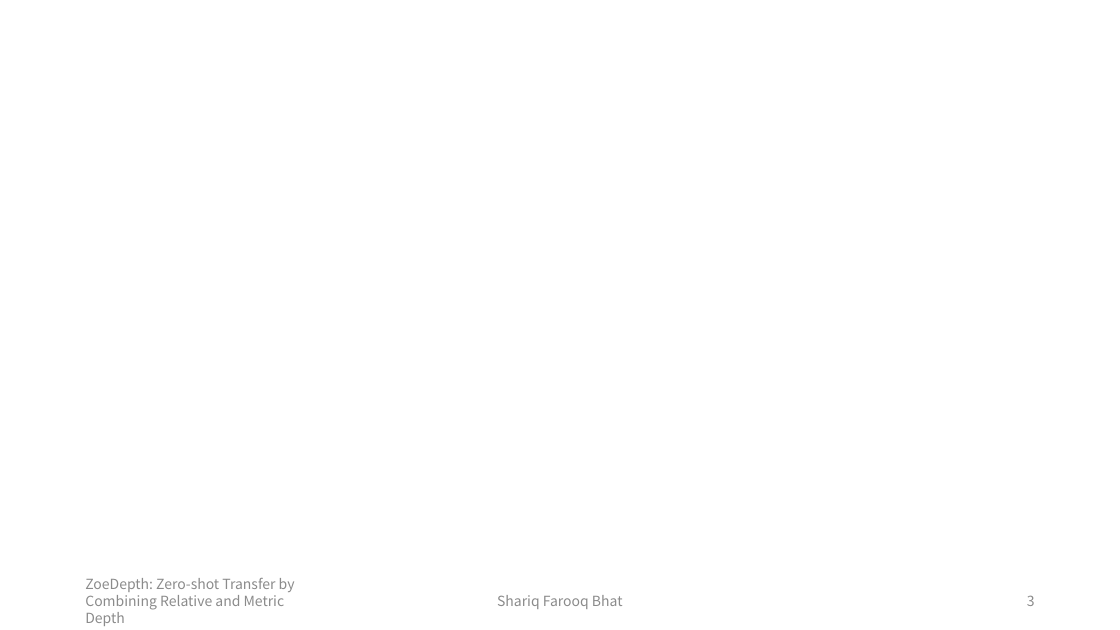
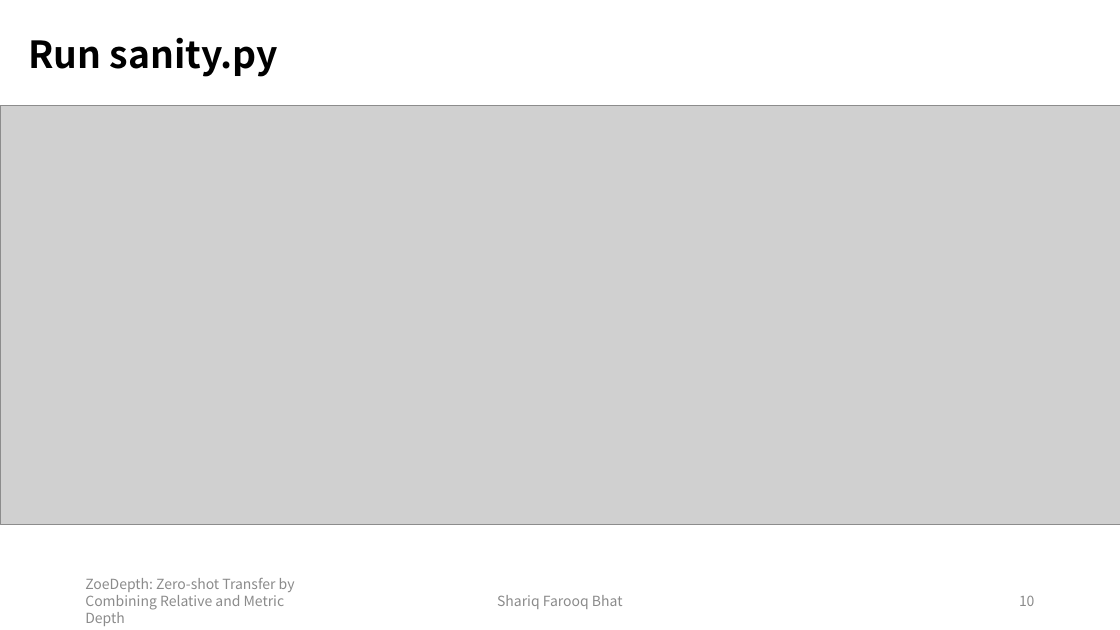
Before and after one commit to Haruko386/My-Report, a slide deck: slide 11 of 汇报II.II/2025年1月3日汇报.pptx (slide 4 before the commit). Drawn at 1120x630 pixels with LibreOffice and Linux fonts; fonts in the diff are those of the drawing; grey boxes stand for pictures. Boxes give left, top, right and bottom in pixels: in the first picture for what was removed or moved away, otherwise in the second. Text is boxed around its words. In the diff, an @@ line names an element or a change of style, - is before the commit and + after.

```diff
--- a/汇报II.II/2025年1月3日汇报.pptx
+++ b/汇报II.II/2025年1月3日汇报.pptx
@@ text added at [28,37,278,77], 32 pt, text #000000, bold @@
+Run sanity.py
@@ picture added at [0,105,1120,525] @@
@@ page number at [1019,595,1035,606]: text changed @@
-3
+10
```
Also in this commit, not shown: 4 other slides changed, 13 slides added, 2 other files.
